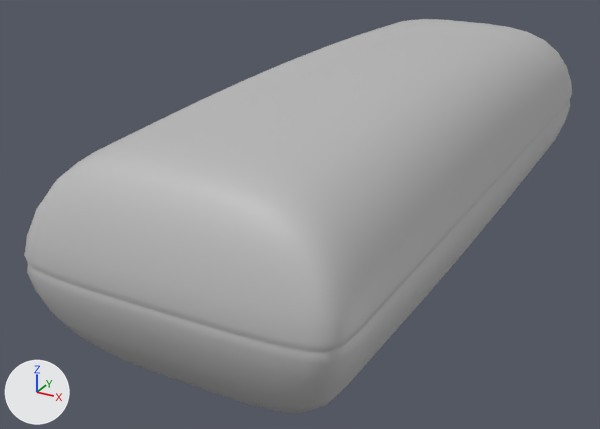
The FBX model Assets/Meshes/Blobb.fbx, before and after one commit.
Both versions are drawn from a camera (50 mm lens) standing at (0.134, -0.299, 0.151) and looking at (-0.019, -0.021, 0.012). The axes (+X, +Y, +Z) are drawn at lower left. The lights are the same throughout. Where no turn or scale is listed for an object, it has been applied to the vertices.

The scene before the commit, as lines of its bpy script (objects in view):
```python
mat_lambert1 = principled_material('lambert1')
mat_lambert1.base_color = (0.5, 0.5, 0.5)  # grey #bcbcbc
me_mesh = bpy.data.meshes.new('Mesh')
me_mesh.from_pydata(...)  # 786 vertices, 784 faces; spans x -0.056..0.056, y -0.142..0.142, z -0.008..0.075
me_mesh.materials.append(mat_lambert1)  # grey #bcbcbc
ob_blobb = bpy.data.objects.new('Blobb', me_mesh)
ob_blobb.location = (0.0, 0.0, 0.0)
```
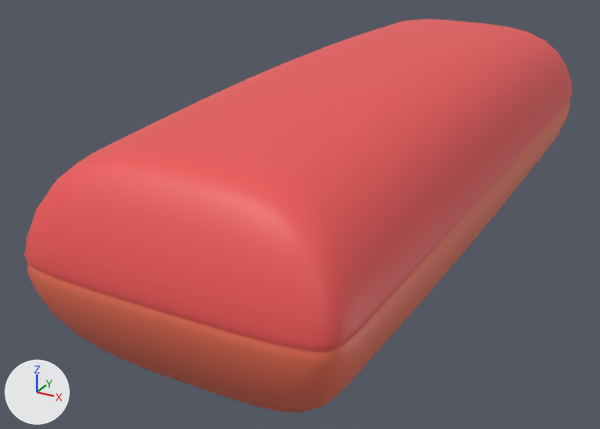
Pixel boxes (x1, y1, x2, y2) of what changed, in the pictures (600 x 429 px):
'Blobb', surface changed (grey to red): (24, 19, 572, 413) in both

The edits, one by one:
Picture 'Colors.png' (img_colors_png) is new.
In material 'lambert1' (mat_lambert1), base_color is no longer (0.5, 0.5, 0.5), grey #bcbcbc.
In material 'lambert1' (mat_lambert1), texture is now set to img_colors_png.
me_mesh has 786 vertices, 784 faces and spans x -0.056..0.056, y -0.142..0.142, z -0.008..0.075.
me_mesh is used by ob_blobb; location (0.0, 0.0, 0.0).
me_mesh part 1: texture (UV) coordinates of 784 of 784 faces, centred in x -0.056..0.056, y -0.142..0.142, z -0.008..0.075, changed; they spanned u 0.12..0.88, v 0.0..1.0 and now span u 0.07..0.26, v 0.85..0.99.
